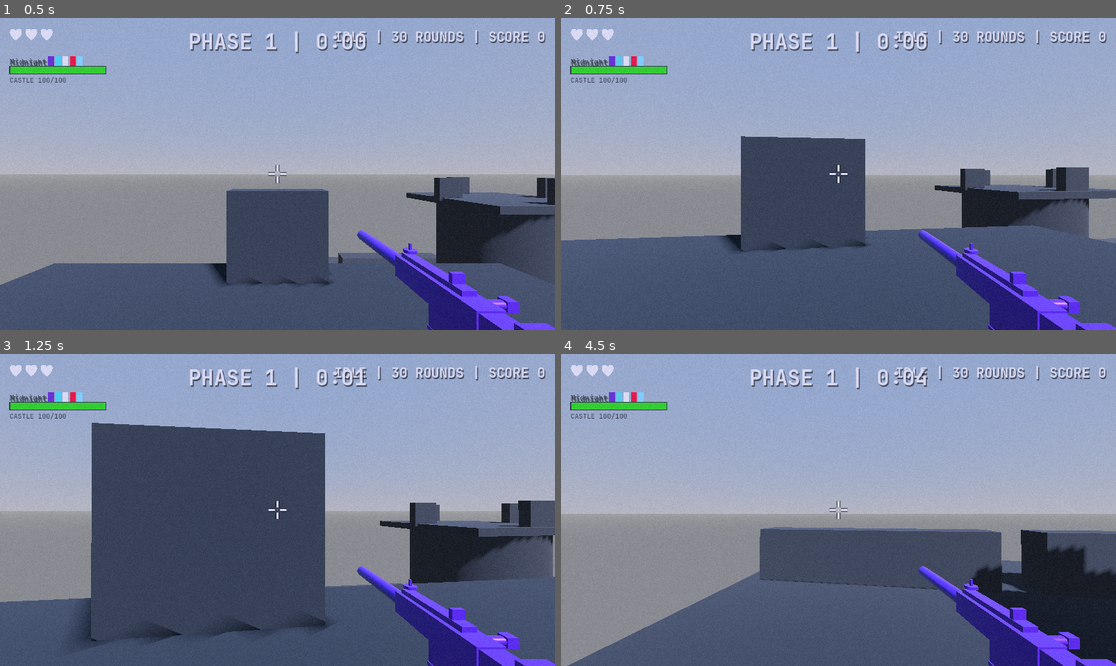
Above: before the commit, frames 1-4 (two rows, left to right).
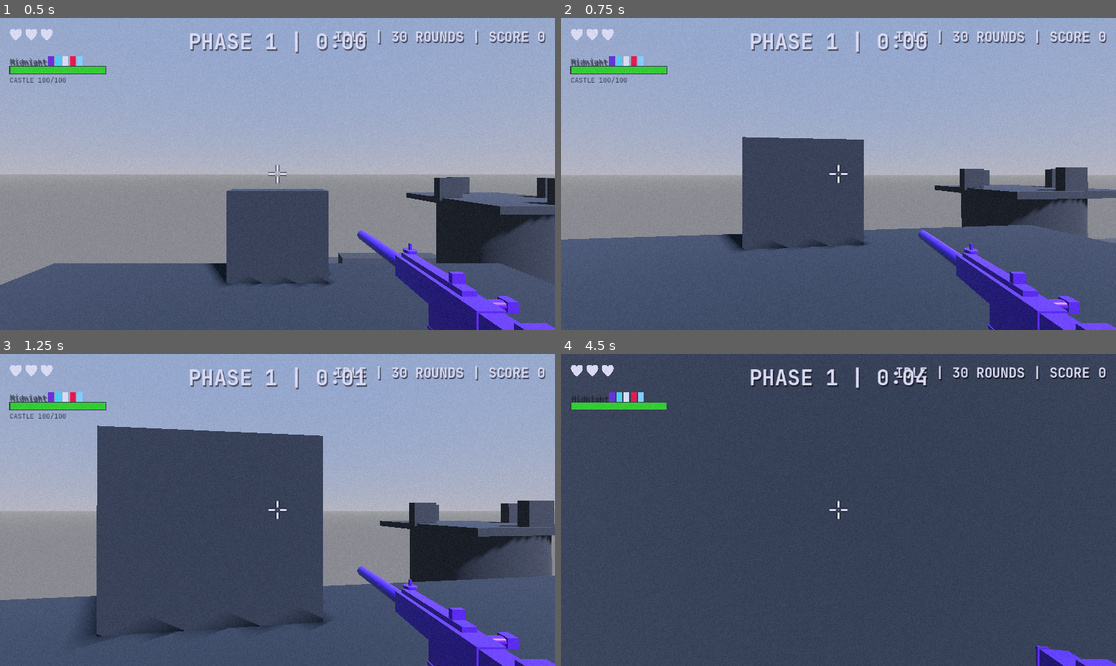
Above: after the commit, the same moments.

Repository: artemiiShabanov/UntitledSniperGame
Game: Godot game, scene res://scenes/levels/castle_keep.tscn
Two runs of this game, one before a commit and one after it. Both use one fixed random seed, a clock stepped at 60 frames per second and the inputs below. This scene is started directly instead of the project's main scene.
Inputs (mouse positions are in pixels of both pictures, inside the frame that each line leads up to):
- Up to frame 1 (0.5 s): no input
- Up to frame 2 (0.75 s): tap Enter (ui_accept) at 0.5 s; move the mouse to (866, 174) at 0.52 s; hold W (move_forward) from 0.53 s (still down); hold Ctrl (crouch) from 0.53 s (still down)
- Up to frame 3 (1.25 s): keep holding W (move_forward); keep holding Ctrl (crouch); tap Space (jump) at 0.77, 1.07 s; tap Shift (sprint) at 0.8 s
- Up to frame 4 (4.5 s): keep holding W (move_forward); move the mouse to (810, 510) at 1.27 s; release Ctrl (crouch) at 1.28 s; tap Shift (sprint) at 1.35, 3.05 s; tap Space (jump) at 1.52, 1.55, 1.82, 3.02, 3.32 s; move the mouse to (849, 503) at 2.02 s; hold Space (jump) 2.03-2.78 s; tap Ctrl (crouch) at 2.3, 4.35 s; move the mouse to (832, 516) at 2.77 s; tap Mouse wheel up (ammo_next) at 2.85 s; move the mouse to (877, 513) at 3.52 s; hold Space (jump) 3.53-4.28 s; tap Mouse wheel down (ammo_prev) at 3.6 s; tap R (reload) at 4.15 s; move the mouse to (794, 506) at 4.27 s

Frame 1 is identical in both runs. In frame 2, 0.6% of the frame differs, in the area x 0-99%, y 37-76%; in frame 3, 1.8%; in frame 4, 81%, in the area x 0-100%, y 0-100%.

Commit message:
Warrior movement overhaul, debug visuals, player improvements
Warrior movement:
- Replaced NavigationAgent3D with move_and_collide + wall slide
- FLOATING motion mode for proper collision response
- Separate gravity step so ground doesn't eat horizontal motion
- Wall slide with tangent fallback for perpendicular collisions
- Removed NavigationAgent3D from all warrior scenes
- Removed NavigationRegion3D from Castle Keep level

Warrior debug visuals:
- Faction coloring (blue=friendly, red=hostile) applied at spawn
- Debug state sphere above head (color per AI state)
- Debug HP bar (billboard, shrinks on damage)

Player improvements:
- Movement inertia (accel/decel)
- Reduced jump height 40%, added forward boost
- Coyote time (120ms)
- God mode flight (noclip-style, WASD+Space/Ctrl, Shift=fast)

Dev tools:
- All 8 warrior types in spawn menu (melee + ranged)
- Phase +1/+5 now advances run_elapsed to match
- Dev HUD moved to bottom-left, console 3x larger

Co-Authored-By: Claude Opus 4.6 <noreply@anthropic.com>

Diff:
--- a/project.godot
+++ b/project.godot
@@ -86,6 +86,7 @@
 crouch={
 "deadzone": 0.5,
 "events": [Object(InputEventKey,"resource_local_to_scene":false,"resource_name":"","device":-1,"window_id":0,"alt_press …(195 unchanged characters)…
+, Object(InputEventKey,"resource_local_to_scene":false,"resource_name":"","device":-1,"window_id":0,"alt_pressed":false,"shift_pressed":false,"ctrl_pressed":false,"meta_pressed":false,"pressed":false,"keycode":0,"physical_keycode":67,"key_label":0,"unicode":1089,"location":0,"echo":false,"script":null)
 ]
 }
 sprint={
--- a/scenes/warrior/warrior_archer.tscn
+++ b/scenes/warrior/warrior_archer.tscn
@@ -20,9 +20,6 @@
 transform = Transform3D(1, 0, 0, 0, 1, 0, 0, 0, 1, 0, 0.85, 0)
 shape = SubResource("CapsuleShape3D_1")
 
-[node name="NavigationAgent3D" type="NavigationAgent3D" parent="."]
-path_desired_distance = 1.5
-target_desired_distance = 1.5
 
 [node name="Body" type="MeshInstance3D" parent="."]
 transform = Transform3D(1, 0, 0, 0, 1, 0, 0, 0, 1, 0, 0.85, 0)
--- a/scenes/warrior/warrior_big_guy.tscn
+++ b/scenes/warrior/warrior_big_guy.tscn
@@ -20,9 +20,6 @@
 transform = Transform3D(1, 0, 0, 0, 1, 0, 0, 0, 1, 0, 1.10, 0)
 shape = SubResource("CapsuleShape3D_1")
 
-[node name="NavigationAgent3D" type="NavigationAgent3D" parent="."]
-path_desired_distance = 1.5
-target_desired_distance = 1.5
 
 [node name="Body" type="MeshInstance3D" parent="."]
 transform = Transform3D(1, 0, 0, 0, 1, 0, 0, 0, 1, 0, 1.10, 0)
--- a/scenes/warrior/warrior_bird_trainer.tscn
+++ b/scenes/warrior/warrior_bird_trainer.tscn
@@ -20,9 +20,6 @@
 transform = Transform3D(1, 0, 0, 0, 1, 0, 0, 0, 1, 0, 0.85, 0)
 shape = SubResource("CapsuleShape3D_1")
 
-[node name="NavigationAgent3D" type="NavigationAgent3D" parent="."]
-path_desired_distance = 1.5
-target_desired_distance = 1.5
 
 [node name="Body" type="MeshInstance3D" parent="."]
 transform = Transform3D(1, 0, 0, 0, 1, 0, 0, 0, 1, 0, 0.85, 0)
--- a/scenes/warrior/warrior_bombardier.tscn
+++ b/scenes/warrior/warrior_bombardier.tscn
@@ -20,9 +20,6 @@
 transform = Transform3D(1, 0, 0, 0, 1, 0, 0, 0, 1, 0, 0.85, 0)
 shape = SubResource("CapsuleShape3D_1")
 
-[node name="NavigationAgent3D" type="NavigationAgent3D" parent="."]
-path_desired_distance = 1.5
-target_desired_distance = 1.5
 
 [node name="Body" type="MeshInstance3D" parent="."]
 transform = Transform3D(1, 0, 0, 0, 1, 0, 0, 0, 1, 0, 0.85, 0)
--- a/scenes/warrior/warrior_crossbowman.tscn
+++ b/scenes/warrior/warrior_crossbowman.tscn
@@ -20,9 +20,6 @@
 transform = Transform3D(1, 0, 0, 0, 1, 0, 0, 0, 1, 0, 0.90, 0)
 shape = SubResource("CapsuleShape3D_1")
 
-[node name="NavigationAgent3D" type="NavigationAgent3D" parent="."]
-path_desired_distance = 1.5
-target_desired_distance = 1.5
 
 [node name="Body" type="MeshInstance3D" parent="."]
 transform = Transform3D(1, 0, 0, 0, 1, 0, 0, 0, 1, 0, 0.90, 0)
--- a/scenes/warrior/warrior_heavy_archer.tscn
+++ b/scenes/warrior/warrior_heavy_archer.tscn
@@ -20,9 +20,6 @@
 transform = Transform3D(1, 0, 0, 0, 1, 0, 0, 0, 1, 0, 0.90, 0)
 shape = SubResource("CapsuleShape3D_1")
 
-[node name="NavigationAgent3D" type="NavigationAgent3D" parent="."]
-path_desired_distance = 1.5
-target_desired_distance = 1.5
 
 [node name="Body" type="MeshInstance3D" parent="."]
 transform = Transform3D(1, 0, 0, 0, 1, 0, 0, 0, 1, 0, 0.90, 0)
--- a/scenes/warrior/warrior_knight.tscn
+++ b/scenes/warrior/warrior_knight.tscn
@@ -20,9 +20,6 @@
 transform = Transform3D(1, 0, 0, 0, 1, 0, 0, 0, 1, 0, 0.90, 0)
 shape = SubResource("CapsuleShape3D_1")
 
-[node name="NavigationAgent3D" type="NavigationAgent3D" parent="."]
-path_desired_distance = 1.5
-target_desired_distance = 1.5
 
 [node name="Body" type="MeshInstance3D" parent="."]
 transform = Transform3D(1, 0, 0, 0, 1, 0, 0, 0, 1, 0, 0.90, 0)
--- a/scenes/warrior/warrior_swordsman.tscn
+++ b/scenes/warrior/warrior_swordsman.tscn
@@ -20,9 +20,6 @@
 transform = Transform3D(1, 0, 0, 0, 1, 0, 0, 0, 1, 0, 0.85, 0)
 shape = SubResource("CapsuleShape3D_1")
 
-[node name="NavigationAgent3D" type="NavigationAgent3D" parent="."]
-path_desired_distance = 1.5
-target_desired_distance = 1.5
 
 [node name="Body" type="MeshInstance3D" parent="."]
 transform = Transform3D(1, 0, 0, 0, 1, 0, 0, 0, 1, 0, 0.85, 0)
--- a/scripts/dev/dev_console.gd
+++ b/scripts/dev/dev_console.gd
@@ -20,6 +20,9 @@
 		"knight": preload("res://scenes/warrior/warrior_knight.tscn"),
 		"bombardier": preload("res://scenes/warrior/warrior_bombardier.tscn"),
 		"archer": preload("res://scenes/warrior/warrior_archer.tscn"),
+		"heavy_archer": preload("res://scenes/warrior/warrior_heavy_archer.tscn"),
+		"crossbowman": preload("res://scenes/warrior/warrior_crossbowman.tscn"),
+		"bird_trainer": preload("res://scenes/warrior/warrior_bird_trainer.tscn"),
 	}
 
 
@@ -36,15 +39,15 @@
 
 func _build_ui() -> void:
 	_panel = PanelContainer.new()
-	_panel.set_anchors_and_offsets_preset(Control.PRESET_CENTER_LEFT)
+	_panel.set_anchors_and_offsets_preset(Control.PRESET_LEFT_WIDE)
 	_panel.offset_left = 10
-	_panel.offset_top = -250
-	_panel.offset_right = 280
-	_panel.offset_bottom = 250
+	_panel.offset_top = 40
+	_panel.offset_right = 500
+	_panel.offset_bottom = -10
 	add_child(_panel)
 
 	var scroll := ScrollContainer.new()
-	scroll.custom_minimum_size = Vector2(260, 480)
+	scroll.custom_minimum_size = Vector2(470, 700)
 	_panel.add_child(scroll)
 
 	var vbox := VBoxContainer.new()
@@ -60,11 +63,22 @@
 	vbox.add_child(HSeparator.new())
 
 	# ── Warrior spawning ──
-	_add_section(vbox, "WARRIORS")
-	_add_btn(vbox, "Spawn Hostile Swordsman", _spawn_warrior.bind("swordsman", WarriorBase.Faction.HOSTILE))
-	_add_btn(vbox, "Spawn Friendly Swordsman", _spawn_warrior.bind("swordsman", WarriorBase.Faction.FRIENDLY))
-	_add_btn(vbox, "Spawn Hostile Knight", _spawn_warrior.bind("knight", WarriorBase.Faction.HOSTILE))
-	_add_btn(vbox, "Spawn Hostile Archer", _spawn_warrior.bind("archer", WarriorBase.Faction.HOSTILE))
+	_add_section(vbox, "MELEE WARRIORS")
+	_add_btn(vbox, "Hostile Swordsman", _spawn_warrior.bind("swordsman", WarriorBase.Faction.HOSTILE))
+	_add_btn(vbox, "Friendly Swordsman", _spawn_warrior.bind("swordsman", WarriorBase.Faction.FRIENDLY))
+	_add_btn(vbox, "Hostile Big Guy", _spawn_warrior.bind("big_guy", WarriorBase.Faction.HOSTILE))
+	_add_btn(vbox, "Friendly Big Guy", _spawn_warrior.bind("big_guy", WarriorBase.Faction.FRIENDLY))
+	_add_btn(vbox, "Hostile Knight", _spawn_warrior.bind("knight", WarriorBase.Faction.HOSTILE))
+	_add_btn(vbox, "Friendly Knight", _spawn_warrior.bind("knight", WarriorBase.Faction.FRIENDLY))
+	_add_btn(vbox, "Hostile Bombardier", _spawn_warrior.bind("bombardier", WarriorBase.Faction.HOSTILE))
+
+	_add_section(vbox, "RANGED WARRIORS (hostile only)")
+	_add_btn(vbox, "Archer", _spawn_warrior.bind("archer", WarriorBase.Faction.HOSTILE))
+	_add_btn(vbox, "Heavy Archer", _spawn_warrior.bind("heavy_archer", WarriorBase.Faction.HOSTILE))
+	_add_btn(vbox, "Crossbowman", _spawn_warrior.bind("crossbowman", WarriorBase.Faction.HOSTILE))
+	_add_btn(vbox, "Bird Trainer", _spawn_warrior.bind("bird_trainer", WarriorBase.Faction.HOSTILE))
+
+	_add_section(vbox, "")
 	_add_btn(vbox, "Kill All Warriors", _kill_all_warriors)
 
 	vbox.add_child(HSeparator.new())
@@ -145,6 +159,8 @@
 
 func _adjust_phase(delta: int) -> void:
 	var new_phase := clampi(RunManager.threat_phase + delta, 1, RunManager.THREAT_PHASE_MAX)
+	# Must set run_elapsed too, otherwise _update_threat_phase() overwrites next frame.
+	RunManager.run_elapsed = (new_phase - 1) * RunManager.PHASE_DURATION
 	RunManager.threat_phase = new_phase
 	RunManager.threat_phase_changed.emit(new_phase)
 
--- a/scripts/dev/dev_hud.gd
+++ b/scripts/dev/dev_hud.gd
@@ -9,7 +9,12 @@
 	layer = 100
 	_label = Label.new()
 	_label.name = "DevHUDLabel"
-	_label.position = Vector2(10, 10)
+	_label.set_anchors_preset(Control.PRESET_BOTTOM_LEFT)
+	_label.offset_left = 10
+	_label.offset_bottom = -10
+	_label.offset_top = -250
+	_label.offset_right = 350
+	_label.grow_vertical = Control.GROW_DIRECTION_BEGIN
 	_label.add_theme_font_size_override("font_size", 14)
 	_label.add_theme_color_override("font_color", Color(0.0, 1.0, 0.0))
 	_label.add_theme_color_override("font_outline_color", Color.BLACK)
--- a/scripts/player/player.gd
+++ b/scripts/player/player.gd
@@ -3,11 +3,17 @@
 ## Movement tuning
 @export var move_speed: float = 5.0
 @export var sprint_speed: float = 8.0
-@export var jump_velocity: float = 12.0
+@export var jump_velocity: float = 7.2
 @export var crouch_speed: float = 2.5
 
 ## Gravity
 @export var gravity: float = 20.0
+
+## Movement inertia
+const MOVE_ACCEL: float = 45.0       ## Units/sec² — ramp-up speed
+const MOVE_DECEL: float = 30.0       ## Units/sec² — stopping speed
+const JUMP_SPEED_BOOST: float = 1.5  ## Extra horizontal speed on jump
+const COYOTE_TIME: float = 0.12      ## Seconds after leaving ground you can still jump
 
 ## Crouch settings
 const STAND_HEIGHT: float = 1.8
@@ -26,6 +32,7 @@
 var is_sliding: bool = false
 var slide_timer: float = 0.0
 var slide_direction: Vector3 = Vector3.ZERO
+var _coyote_timer: float = 0.0
 
 ## Footstep timing
 const FOOTSTEP_WALK_INTERVAL: float = 0.5
@@ -148,6 +155,18 @@
 
 	_process_interaction()
 
+	# God mode flight — noclip style.
+	if RunManager.has_meta("god_mode") and RunManager.get_meta("god_mode"):
+		_process_fly()
+		move_and_slide()
+		return
+
+	# Coyote time — track how long since last grounded.
+	if is_on_floor():
+		_coyote_timer = COYOTE_TIME
+	else:
+		_coyote_timer -= delta
+
 	_apply_gravity(delta)
 	_process_crouch_and_slide(delta)
 	_update_collision_shape(delta)
@@ -231,8 +250,16 @@
 ## ── Jump ─────────────────────────────────────────────────────────────────────
 
 func _process_jump() -> void:
-	if Input.is_action_just_pressed("jump") and is_on_floor() and not is_crouching:
+	var can_jump := (is_on_floor() or _coyote_timer > 0.0) and not is_crouching
+	if Input.is_action_just_pressed("jump") and can_jump:
 		velocity.y = jump_velocity
+		_coyote_timer = 0.0  # Consume coyote time.
+		# Small forward boost on jump.
+		var input_dir := Input.get_vector("move_left", "move_right", "move_forward", "move_backward")
+		if input_dir.length_squared() > 0.01:
+			var dir := (transform.basis * Vector3(input_dir.x, 0, input_dir.y)).normalized()
+			velocity.x += dir.x * JUMP_SPEED_BOOST
+			velocity.z += dir.z * JUMP_SPEED_BOOST
 
 
 ## ── Movement ─────────────────────────────────────────────────────────────────
@@ -244,15 +271,44 @@
 	var input_dir := Input.get_vector("move_left", "move_right", "move_forward", "move_backward")
 	var direction := (transform.basis * Vector3(input_dir.x, 0, input_dir.y)).normalized()
 
+	var target_x: float
+	var target_z: float
 	if direction:
-		velocity.x = direction.x * current_speed
-		velocity.z = direction.z * current_speed
+		target_x = direction.x * current_speed
+		target_z = direction.z * current_speed
 	else:
-		velocity.x = move_toward(velocity.x, 0, current_speed)
-		velocity.z = move_toward(velocity.z, 0, current_speed)
+		target_x = 0.0
+		target_z = 0.0
+
+	var accel := MOVE_ACCEL if direction else MOVE_DECEL
+	velocity.x = move_toward(velocity.x, target_x, accel * get_physics_process_delta_time())
+	velocity.z = move_toward(velocity.z, target_z, accel * get_physics_process_delta_time())
 
 	# Footstep sounds
 	_process_footsteps(direction, is_sprinting)
+
+
+## ── Fly (god mode) ──────────────────────────────────────────────────────
+
+const FLY_SPEED: float = 15.0
+const FLY_FAST_MULT: float = 3.0
+
+func _process_fly() -> void:
+	var speed := FLY_SPEED
+	if Input.is_action_pressed("sprint"):
+		speed *= FLY_FAST_MULT
+
+	var input_dir := Input.get_vector("move_left", "move_right", "move_forward", "move_backward")
+	var direction := (transform.basis * Vector3(input_dir.x, 0, input_dir.y)).normalized()
+
+	velocity.x = direction.x * speed
+	velocity.z = direction.z * speed
+	velocity.y = 0.0
+
+	if Input.is_action_pressed("jump"):
+		velocity.y = speed
+	elif Input.is_action_pressed("crouch"):
+		velocity.y = -speed
 
 
 ## ── Footsteps ───────────────────────────────────────────────────────────
--- a/scripts/warrior/warrior_base.gd
+++ b/scripts/warrior/warrior_base.gd
@@ -42,15 +42,41 @@
 var _idle_timer: float = 0.0
 var _patrol_wait_timer: float = 0.0
 var _patrol_center: Vector3 = Vector3.ZERO
-
-## ── Nodes ────────────────────────────────────────────────────────────────────
-
-@onready var nav_agent: NavigationAgent3D = $NavigationAgent3D
+var _focusing_timer: float = 0.0
+var _focusing_last_dist: float = 999.0
+const FOCUSING_STUCK_TIME: float = 3.0  ## Seconds without closing distance before breaking pair
+
+## ── Movement ────────────────────────────────────────────────────────────────
+
+var _move_target: Vector3 = Vector3.ZERO
+
+## ── Debug visuals ───────────────────────────────────────────────────────────
+
+var _debug_state_sphere: MeshInstance3D
+var _debug_hp_bar_bg: MeshInstance3D
+var _debug_hp_bar_fill: MeshInstance3D
+
+const STATE_COLORS := {
+	State.ADVANCING: Color(0.2, 0.6, 1.0),   # Blue
+	State.PATROL: Color(0.3, 0.9, 0.3),       # Green
+	State.FOCUSING: Color(1.0, 0.8, 0.0),     # Yellow
+	State.ATTACKING: Color(1.0, 0.2, 0.0),    # Red
+	State.IDLE: Color(0.6, 0.6, 0.6),         # Gray
+	State.DEAD: Color(0.1, 0.1, 0.1),         # Dark
+}
+
+const FACTION_COLORS := {
+	Faction.FRIENDLY: Color(0.15, 0.55, 0.9),  # Blue
+	Faction.HOSTILE: Color(0.85, 0.15, 0.15),   # Red
+}
 
 
 ## ── Lifecycle ───────────────────────────────────────────────────────────────
 
 func _ready() -> void:
+	# Floating mode gives proper wall sliding without floor snap issues.
+	motion_mode = CharacterBody3D.MOTION_MODE_FLOATING
+	wall_min_slide_angle = 0.0  # Slide along any wall angle.
 	hp = max_hp
 	_patrol_center = advance_target
 
@@ -61,16 +87,19 @@
 		add_to_group("warrior_hostile")
 	add_to_group("warrior")
 
-	# Navigation setup
-	nav_agent.path_desired_distance = 1.5
-	nav_agent.target_desired_distance = 1.5
-	nav_agent.max_speed = move_speed
+	# Set initial move target.
+	_move_target = advance_target
 
 	# Apply army upgrade bonuses to friendlies.
 	if faction == Faction.FRIENDLY:
 		_apply_army_upgrades()
 
-	_set_nav_target(advance_target)
+	# Color body mesh by faction.
+	_apply_faction_color()
+
+	# Debug visuals (only in debug builds).
+	if OS.is_debug_build():
+		_create_debug_visuals()
 
 
 func _physics_process(delta: float) -> void:
@@ -94,7 +123,8 @@
 func _process_advancing(delta: float) -> void:
 	_move_along_nav(delta)
 
-	if nav_agent.is_navigation_finished():
+	var dist_to_target := global_position.distance_to(advance_target)
+	if dist_to_target < 2.0:
 		if faction == Faction.HOSTILE:
 			_arrive_at_castle()
 		else:
@@ -112,7 +142,8 @@
 
 	_move_along_nav(delta)
 
-	if nav_agent.is_navigation_finished():
+	var dist := global_position.distance_to(_move_target)
+	if dist < 2.0:
 		_patrol_wait_timer = randf_range(PATROL_WAIT_MIN, PATROL_WAIT_MAX)
 		_pick_patrol_point()
 
@@ -142,6 +173,18 @@
 	if dist < 2.5:
 		_attack_timer = attack_interval
 		_set_state(State.ATTACKING)
+		return
+
+	# Stuck detection — if not closing distance, break the pair.
+	if dist < _focusing_last_dist - 0.3:
+		_focusing_last_dist = dist
+		_focusing_timer = 0.0
+	else:
+		_focusing_timer += delta
+		if _focusing_timer >= FOCUSING_STUCK_TIME:
+			_on_target_lost()
+			if is_instance_valid(paired_target) and paired_target.has_method("_on_target_lost"):
+				paired_target._on_target_lost()
 
 
 ## ── State: ATTACKING ────────────────────────────────────────────────────────
@@ -195,6 +238,8 @@
 func set_paired_target(target: Node3D) -> void:
 	paired_target = target
 	if target:
+		_focusing_timer = 0.0
+		_focusing_last_dist = global_position.distance_to(target.global_position)
 		_set_state(State.FOCUSING)
 
 
@@ -221,6 +266,7 @@
 	## Damage from another warrior's melee attack. Armor applies.
 	var final_damage := maxi(amount - armor, 1)
 	hp -= final_damage
+	_update_debug_hp_bar()
 	if hp <= 0:
 		_die(false)
 
@@ -236,6 +282,7 @@
 		damage = maxi(damage - armor, 1)
 
 	hp -= damage
+	_update_debug_hp_bar()
 	if hp <= 0:
 		_die_from_player(headshot)
 
@@ -280,28 +327,50 @@
 	tween.tween_callback(queue_free)
 
 
-## ── Navigation helpers ──────────────────────────────────────────────────────
+## ── Movement helpers ────────────────────────────────────────────────────────
 
 func _set_nav_target(target: Vector3) -> void:
-	nav_agent.target_position = target
+	_move_target = target
 
 
 func _move_along_nav(delta: float) -> void:
-	if nav_agent.is_navigation_finished():
-		return
-
-	var next_pos := nav_agent.get_next_path_position()
-	var dir := (next_pos - global_position).normalized()
-	dir.y = 0.0
-
-	velocity = dir * move_speed
-	velocity.y -= 9.8 * delta  # Gravity
-
-	if dir.length_squared() > 0.001:
-		var look_pos := global_position + dir
-		look_at(look_pos, Vector3.UP)
-
-	move_and_slide()
+	var to_target := _move_target - global_position
+	to_target.y = 0.0
+
+	if to_target.length_squared() < 2.0 * 2.0:
+		velocity.x = 0.0
+		velocity.z = 0.0
+		velocity.y -= 9.8 * delta
+		move_and_slide()
+		return
+
+	var desired_dir := to_target.normalized()
+
+	# Gravity — separate step so it doesn't eat horizontal motion.
+	move_and_collide(Vector3(0, -9.8 * delta * delta, 0))
+
+	# Horizontal movement.
+	var motion := Vector3(desired_dir.x, 0, desired_dir.z) * move_speed * delta
+
+	var col := move_and_collide(motion)
+	if col:
+		var normal := col.get_normal()
+		normal.y = 0.0
+		if normal.length_squared() > 0.001:
+			normal = normal.normalized()
+			var slide_dir := (desired_dir - normal * desired_dir.dot(normal))
+			slide_dir.y = 0.0
+			if slide_dir.length_squared() > 0.001:
+				slide_dir = slide_dir.normalized()
+			else:
+				slide_dir = Vector3(-normal.z, 0, normal.x)
+				if to_target.dot(slide_dir) < 0:
+					slide_dir = -slide_dir
+			move_and_collide(slide_dir * move_speed * delta)
+
+	# Face movement direction.
+	if desired_dir.length_squared() > 0.001:
+		look_at(global_position + Vector3(desired_dir.x, 0, desired_dir.z), Vector3.UP)
 
 
 ## ── Army upgrades (friendly only) ──────────────────────────────────────────
@@ -320,7 +389,94 @@
 			hit_chance = minf(hit_chance * (1.0 + upgrade.effect_value), 0.95)
 
 
+## ── Faction coloring ────────────────────────────────────────────────────────
+
+func _apply_faction_color() -> void:
+	var color: Color = FACTION_COLORS.get(faction, Color.WHITE)
+	var mat := StandardMaterial3D.new()
+	mat.albedo_color = color
+	# Find the body mesh (direct child named "Body" per scene convention).
+	var body := get_node_or_null("Body")
+	if body is MeshInstance3D:
+		body.material_override = mat
+
+
+## ── Debug visuals ───────────────────────────────────────────────────────────
+
+func _create_debug_visuals() -> void:
+	# State sphere — floating above head, color = current state.
+	_debug_state_sphere = MeshInstance3D.new()
+	_debug_state_sphere.name = "DebugStateSphere"
+	var sphere := SphereMesh.new()
+	sphere.radius = 0.2
+	sphere.height = 0.4
+	_debug_state_sphere.mesh = sphere
+	_debug_state_sphere.position = Vector3(0, headshot_y_offset + 0.6, 0)
+	add_child(_debug_state_sphere)
+	_update_debug_sphere()
+
+	# HP bar — background (dark) + fill (green→red).
+	var bar_y := headshot_y_offset + 0.3
+	var bar_width := 1.0
+	var bar_height := 0.08
+
+	_debug_hp_bar_bg = MeshInstance3D.new()
+	_debug_hp_bar_bg.name = "DebugHPBarBG"
+	var bg_mesh := QuadMesh.new()
+	bg_mesh.size = Vector2(bar_width, bar_height)
+	_debug_hp_bar_bg.mesh = bg_mesh
+	_debug_hp_bar_bg.position = Vector3(0, bar_y, 0)
+	var bg_mat := StandardMaterial3D.new()
+	bg_mat.albedo_color = Color(0.15, 0.15, 0.15, 0.8)
+	bg_mat.transparency = BaseMaterial3D.TRANSPARENCY_ALPHA
+	bg_mat.shading_mode = BaseMaterial3D.SHADING_MODE_UNSHADED
+	bg_mat.billboard_mode = BaseMaterial3D.BILLBOARD_ENABLED
+	bg_mat.no_depth_test = true
+	_debug_hp_bar_bg.material_override = bg_mat
+	add_child(_debug_hp_bar_bg)
+
+	_debug_hp_bar_fill = MeshInstance3D.new()
+	_debug_hp_bar_fill.name = "DebugHPBarFill"
+	var fill_mesh := QuadMesh.new()
+	fill_mesh.size = Vector2(bar_width, bar_height)
+	_debug_hp_bar_fill.mesh = fill_mesh
+	_debug_hp_bar_fill.position = Vector3(0, bar_y, 0)
+	var fill_mat := StandardMaterial3D.new()
+	fill_mat.albedo_color = FACTION_COLORS.get(faction, Color.WHITE)
+	fill_mat.shading_mode = BaseMaterial3D.SHADING_MODE_UNSHADED
+	fill_mat.billboard_mode = BaseMaterial3D.BILLBOARD_ENABLED
+	fill_mat.no_depth_test = true
+	_debug_hp_bar_fill.material_override = fill_mat
+	add_child(_debug_hp_bar_fill)
+
+
+func _update_debug_sphere() -> void:
+	if not _debug_state_sphere:
+		return
+	var color: Color = STATE_COLORS.get(state, Color.WHITE)
+	var mat := StandardMaterial3D.new()
+	mat.albedo_color = color
+	mat.shading_mode = BaseMaterial3D.SHADING_MODE_UNSHADED
+	_debug_state_sphere.material_override = mat
+
+
+func _update_debug_hp_bar() -> void:
+	if not _debug_hp_bar_fill or not is_instance_valid(_debug_hp_bar_fill):
+		return
+	var ratio := clampf(float(hp) / float(max_hp), 0.0, 1.0)
+	var bar_width := 1.0
+
+	# Resize the fill mesh directly instead of scaling the node.
+	var fill_mesh := _debug_hp_bar_fill.mesh as QuadMesh
+	fill_mesh.size.x = bar_width * ratio
+
+	# Shift left so the bar shrinks from the right edge.
+	var bar_y := _debug_hp_bar_bg.position.y
+	_debug_hp_bar_fill.position = Vector3(-(bar_width * (1.0 - ratio)) * 0.5, bar_y, 0)
+
+
 ## ── State helpers ───────────────────────────────────────────────────────────
 
 func _set_state(new_state: State) -> void:
 	state = new_state
+	_update_debug_sphere()
--- a/scripts/warrior/warrior_ranged_base.gd
+++ b/scripts/warrior/warrior_ranged_base.gd
@@ -89,7 +89,8 @@
 
 func _process_repositioning(delta: float) -> void:
 	_move_along_nav(delta)
-	if nav_agent.is_navigation_finished():
+	var dist := global_position.distance_to(_move_target)
+	if dist < 2.0:
 		ranged_state = RangedState.FIRING
 		_shoot_timer = shoot_interval * randf_range(0.3, 0.7)
 
--- a/scripts/world/castle_keep_grid_level.gd
+++ b/scripts/world/castle_keep_grid_level.gd
@@ -19,7 +19,6 @@
 
 	_create_player_spawn(result)
 	_create_extraction_zones(result)
-	_create_navigation_region()
 
 
 ## ── Grid Data ───────────────────────────────────────────────────────────────
@@ -211,30 +210,6 @@
 		add_child(ez)
 
 
-## ── Navigation ──────────────────────────────────────────────────────────────
-
-func _create_navigation_region() -> void:
-	## Creates a NavigationRegion3D for warrior pathfinding across the battlefield.
-	var nav := NavigationRegion3D.new()
-	nav.name = "NavigationRegion3D"
-
-	var nav_mesh := NavigationMesh.new()
-	nav_mesh.agent_radius = 0.5
-	nav_mesh.agent_height = 2.0
-	nav_mesh.cell_size = 0.5
-	nav_mesh.cell_height = 0.25
-	# Bake the entire level area.
-	nav_mesh.filter_baking_aabb = AABB(
-		Vector3(-10, -5, -10),
-		Vector3(12 * 15.0 + 20, 20, 15 * 15.0 + 20)
-	)
-	nav.navigation_mesh = nav_mesh
-	add_child(nav)
-
-	# Deferred bake after all geometry is added.
-	nav.bake_navigation_mesh.call_deferred()
-
-
 ## ── Helpers ─────────────────────────────────────────────────────────────────
 
 func _add_spawn(pos: Vector3, type: SpawnPoint.Type, facing: float) -> void:
Not shown, changed: TESTING.md
